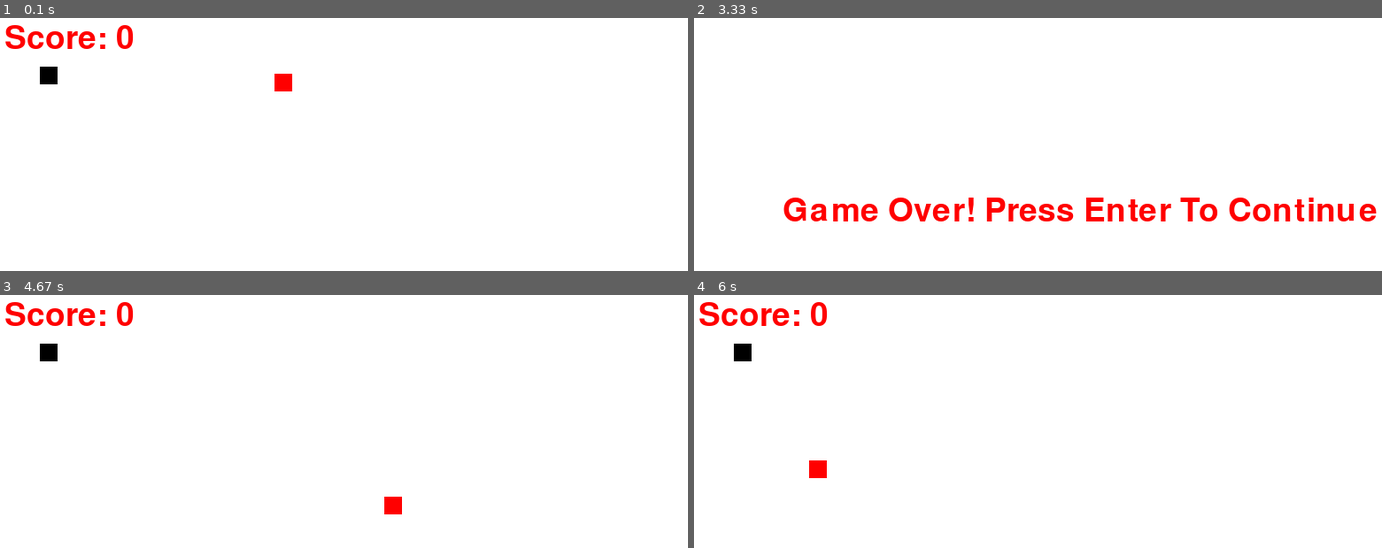
Above: before the commit, frames 1-4 (two rows, left to right).
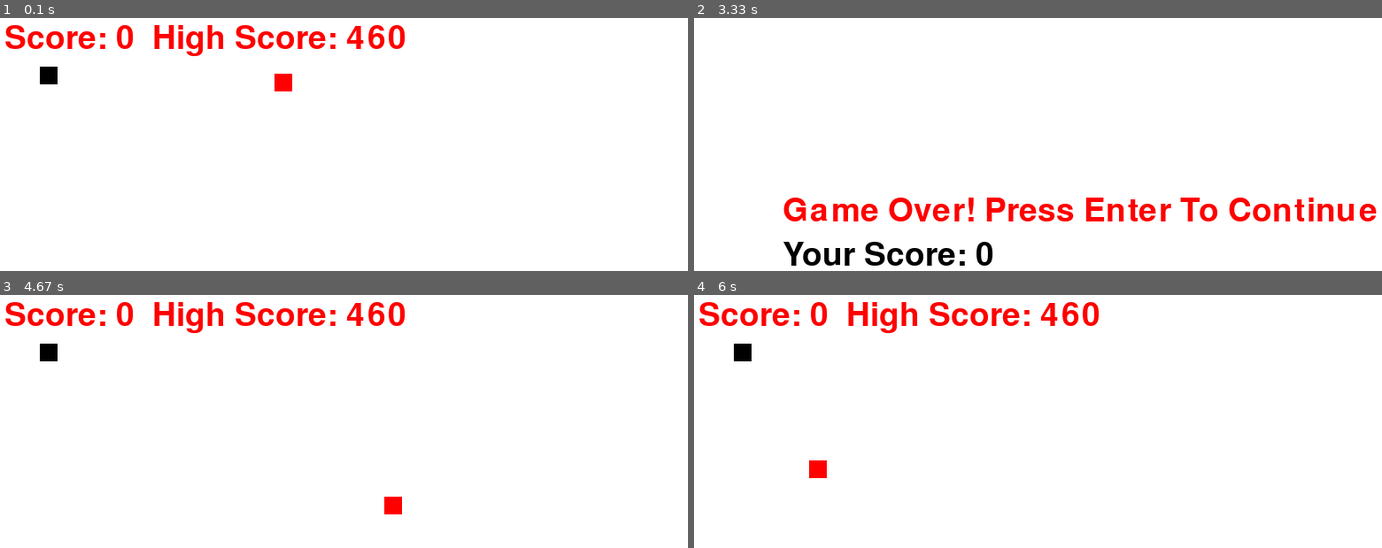
Above: after the commit, the same moments.

Repository: chirag-soni23/Snake-game--Pygame-
Game: pygame game, started from SnakeGame.py
The game is run twice, just before and just after one commit, with the same random seed, the same clock (stepped at 60 frames per second) and the same inputs.
Inputs:
- Up to frame 1 (0.1 s): no input
- Up to frame 2 (3.33 s): hold Right 0.33-0.8 s; hold Up 0.83-1.13 s; tap Enter at 1.17 s; hold Right 1.5-1.97 s; hold Left 2-2.53 s; hold Down 2.57-2.87 s; hold Left 2.9-3.3 s
- Up to frame 3 (4.67 s): tap Enter at 3.33, 4.13, 4.43 s; hold Up 3.67-4.03 s
- Up to frame 4 (6 s): hold Down 4.73-5.1 s; hold Left 5.13-5.6 s; tap Enter at 5.7 s

The runs differ from the first frame. In frame 1, 1.6% of the frame differs, in the area x 22-59%, y 2-16%; in frame 2, 1.2%; in frame 3, 1.6%; in frame 4, 1.6%.

Commit message:
snake game

Diff:
--- a/SnakeGame.py
+++ b/SnakeGame.py
@@ -2,39 +2,37 @@
 import random
 pygame.init()
 
-# colors
-white = (255,255,255)
-red = (255,0,0)
-black = (0,0,0)
-
+# Colors
+white = (255, 255, 255)
+red = (255, 0, 0)
+black = (0, 0, 0)
 
 screen_width = 900
 screen_height = 600
 
-# creating window
-gameWindow = pygame.display.set_mode((screen_width,screen_height))
+# Creating window
+gameWindow = pygame.display.set_mode((screen_width, screen_height))
 pygame.display.set_caption("Snake Game")
 pygame.display.update()
 
+# Clock
+clock = pygame.time.Clock()
+font = pygame.font.SysFont(None, 55)
 
 
-# clock
-clock = pygame.time.Clock()
-font = pygame.font.SysFont(None,55)
-def text_screen(text,color,x,y):
-    screen_text = font.render(text,True,color)
-    gameWindow.blit(screen_text,[x,y])
+def text_screen(text, color, x, y):
+    screen_text = font.render(text, True, color)
+    gameWindow.blit(screen_text, [x, y])
 
 
-def plot_snake(gameWindow,color,snk_list,snake_size):
-    for x,y in snk_list:
-        pygame.draw.rect(gameWindow,color,[x,y,snake_size,snake_size])
+def plot_snake(gameWindow, color, snk_list, snake_size):
+    for x, y in snk_list:
+        pygame.draw.rect(gameWindow, color, [x, y, snake_size, snake_size])
 
 
-
-# creating a game loop
+# Creating a game loop
 def gameloop():
-    # game specific variables
+    # Game specific variables
     exit_game = False
     game_over = False
     score = 0
@@ -46,22 +44,38 @@
     snk_list = []
     snk_length = 1
 
+    # High score file handling
+    try:
+        with open("hiscore.txt", "r") as f:
+            hiscore = f.read()
+    except:
+        hiscore = "0"
+
+    hiscore = int(hiscore)
+
     food_x = random.randint(20, int(screen_width / 2))
     food_y = random.randint(20, int(screen_height / 2))
 
     snake_size = 20
     fps = 60
+
     while not exit_game:
 
         if game_over:
             gameWindow.fill(white)
-            text_screen("Game Over! Press Enter To Continue",red,100,200)
+            text_screen("Game Over! Press Enter To Continue", red, 100, 200)
+            text_screen(f"Your Score: {score}", black, 100, 250)
             for event in pygame.event.get():
                 if event.type == pygame.QUIT:
                     exit_game = True
                 if event.type == pygame.KEYDOWN:
                     if event.key == pygame.K_RETURN:
                         gameloop()
+
+            # Save high score
+            with open("hiscore.txt", "w") as f:
+                f.write(str(hiscore))
+
         else:
             for event in pygame.event.get():
                 if event.type == pygame.QUIT:
@@ -80,42 +94,42 @@
                         velocity_y = init_velocity
                         velocity_x = 0
 
-
             snake_x += velocity_x
             snake_y += velocity_y
 
-            if abs(snake_x - food_x) < 6 and abs(snake_y - food_y) < 6:
-                score += 1
+            if abs(snake_x - food_x) < 20 and abs(snake_y - food_y) < 20:
+                score += 10
                 food_x = random.randint(20, int(screen_width / 2))
                 food_y = random.randint(20, int(screen_height / 2))
                 snk_length += 5
+                if score > hiscore:
+                    hiscore = score
 
             gameWindow.fill(white)
-            text_screen("Score: "+str(score*10),red,5,5)
-            # snake food
-            pygame.draw.rect(gameWindow,red,[food_x,food_y,snake_size,snake_size])
-            # snake head
-            head = []
-            head.append(snake_x)
-            head.append(snake_y)
+            text_screen(f"Score: {score}  High Score: {hiscore}", red, 5, 5)
+
+            # Snake food
+            pygame.draw.rect(gameWindow, red, [food_x, food_y, snake_size, snake_size])
+
+            # Snake head
+            head = [snake_x, snake_y]
             snk_list.append(head)
 
-            if len(snk_list)>snk_length:
+            if len(snk_list) > snk_length:
                 del snk_list[0]
 
-            # game over
-            if head in snk_list[:-1]:
+            # Game over conditions
+            if head in snk_list[:-1] or snake_x < 0 or snake_x > screen_width or snake_y < 0 or snake_y > screen_height:
                 game_over = True
-            if snake_x < 0 or snake_x > screen_width or snake_y < 0 or snake_y > screen_height:
-                game_over = True
-            # pygame.draw.rect(gameWindow,black,[snake_x,snake_y,snake_size,snake_size])
-            plot_snake(gameWindow,black,snk_list,snake_size)
+
+            plot_snake(gameWindow, black, snk_list, snake_size)
+
         pygame.display.update()
         clock.tick(fps)
 
-
-    # quit game
+    # Quit game
     pygame.quit()
     quit()
 
+
 gameloop()
--- /dev/null
+++ b/hiscore.txt
@@ -0,0 +1 @@
+460
--- a/tempCodeRunnerFile.py
+++ /dev/null
@@ -1,15 +0,0 @@
-    pygame.init()
-
-    # colors
-    white = (255,255,255)
-    red = (255,0,0)
-    black = (0,0,0)
-
-
-    screen_width = 900
-    screen_height = 600
-
-    # creating window
-    gameWindow = pygame.display.set_mode((screen_width,screen_height))
-    pygame.display.set_caption("Snake Game")
-    pygame.display.update()
